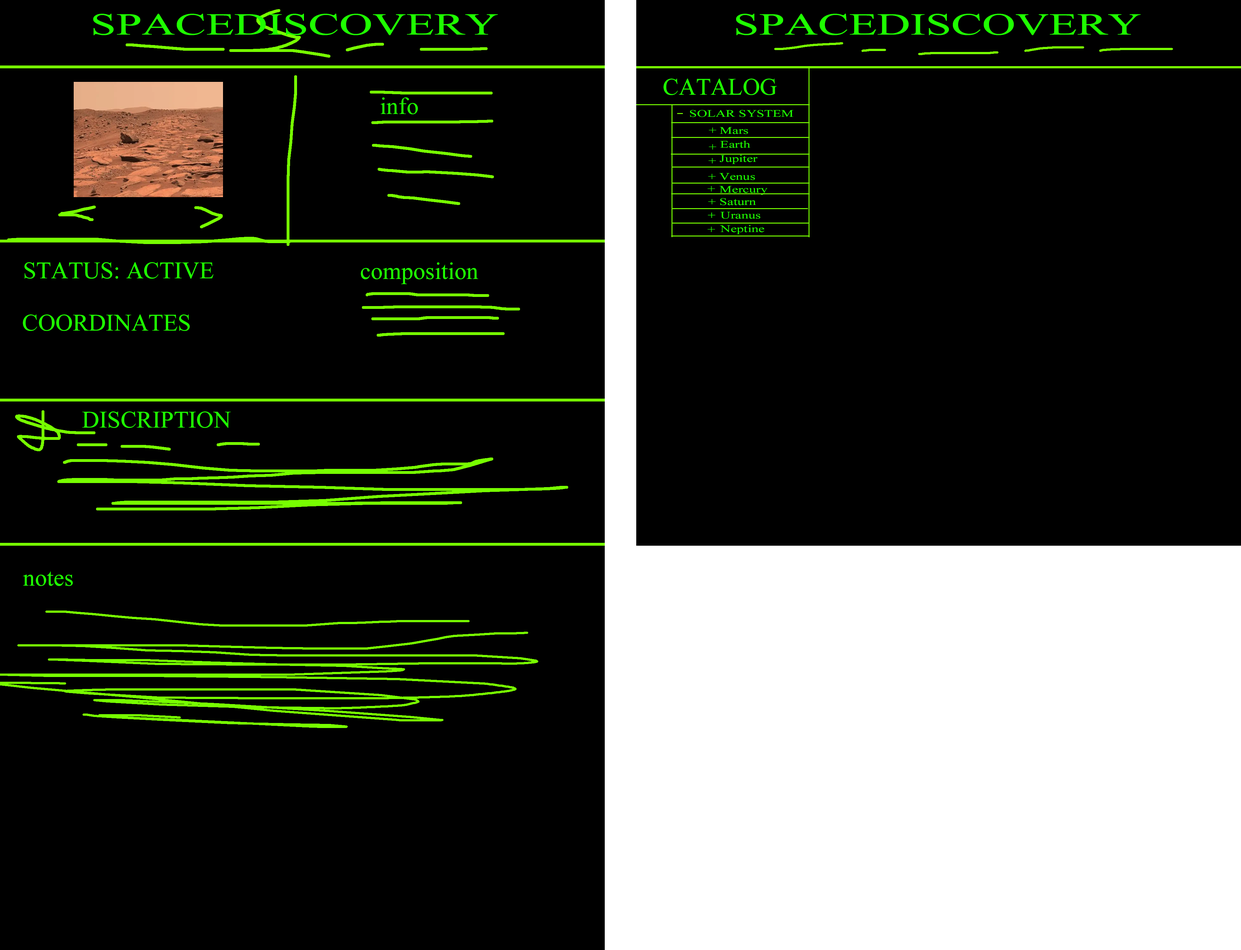
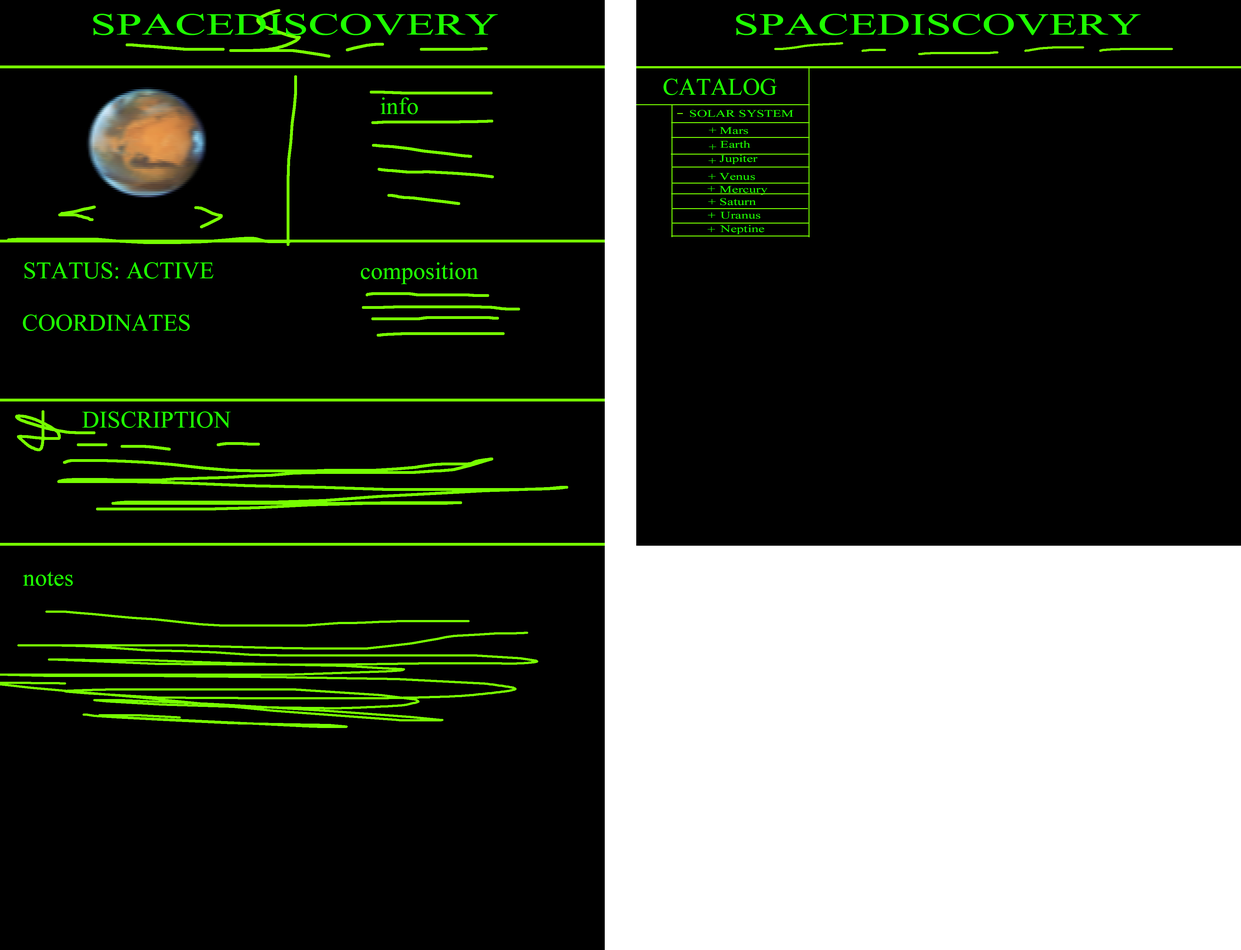
Layer changes from the first 1241x950 image to the second:
hid "Слой 5" over (x1=73, y1=81, x2=224, y2=198)
